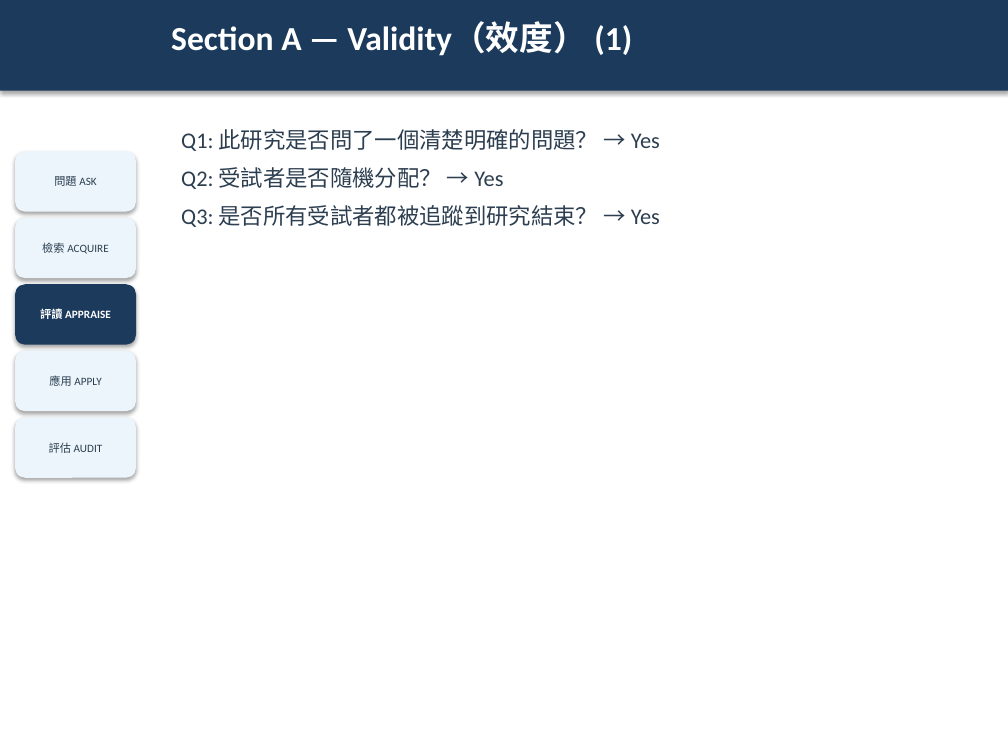
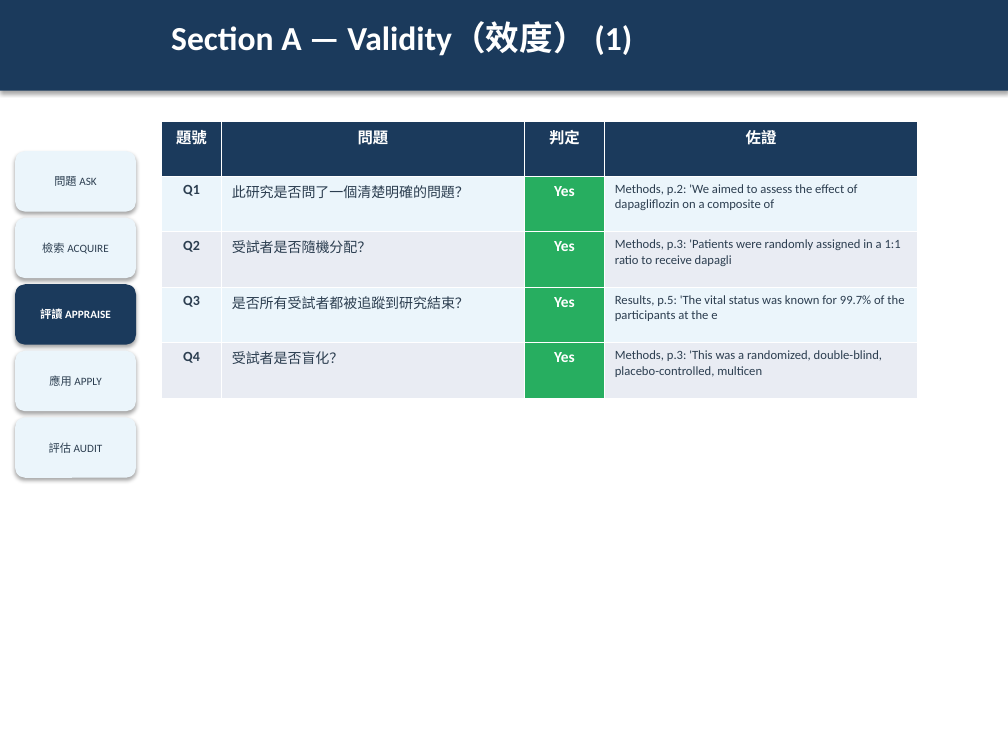
Before and after one commit to platypus31/ebm-report-pipeline, a slide deck: slide 24 of projects/example-sglt2i-ckd/06_slides/ebm-report.pptx (slide 11 before the commit). Drawn at 1008x756 pixels with LibreOffice and Linux fonts; fonts in the diff are those of the drawing. Boxes give left, top, right and bottom in pixels: in the first picture for what was removed or moved away, otherwise in the second. Text is boxed around its words. In the diff, an @@ line names an element or a change of style, - is before the commit and + after.

```diff
--- a/projects/example-sglt2i-ckd/06_slides/ebm-report.pptx
+++ b/projects/example-sglt2i-ckd/06_slides/ebm-report.pptx
@@ table added at (161, 121, 917, 398), 5 rows, 4 columns @@
+題號 | 問題 | 判定 | 佐證
+Q1 | 此研究是否問了一個清楚明確的問題？ | Yes | Methods, p.2: 'We aimed to assess the effect of dapagliflozin on a composite of
+Q2 | 受試者是否隨機分配？ | Yes | Methods, p.3: 'Patients were randomly assigned in a 1:1 ratio to receive dapagli
+Q3 | 是否所有受試者都被追蹤到研究結束？ | Yes | Results, p.5: 'The vital status was known for 99.7% of the participants at the e
+Q4 | 受試者是否盲化？ | Yes | Methods, p.3: 'This was a randomized, double-blind, placebo-controlled, multicen
@@ text removed at (181, 129, 660, 227) @@
-Q1: 此研究是否問了一個清楚明確的問題？ → Yes
-Q2: 受試者是否隨機分配？ → Yes
-Q3: 是否所有受試者都被追蹤到研究結束？ → Yes
```
Also in this commit, not shown: 13 other slides changed, 22 slides added, 2 other files.
